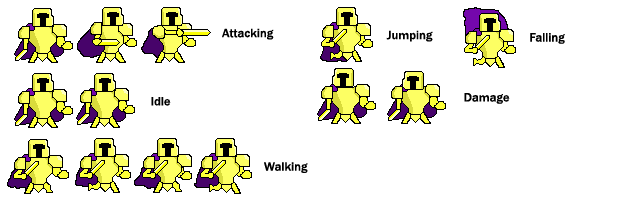
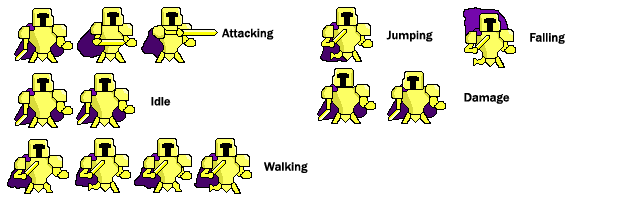
Revision of a layered 630px x 200px image; what changed, layer by layer:
painted on "Attack" over left=117, top=29, right=218, bottom=46
